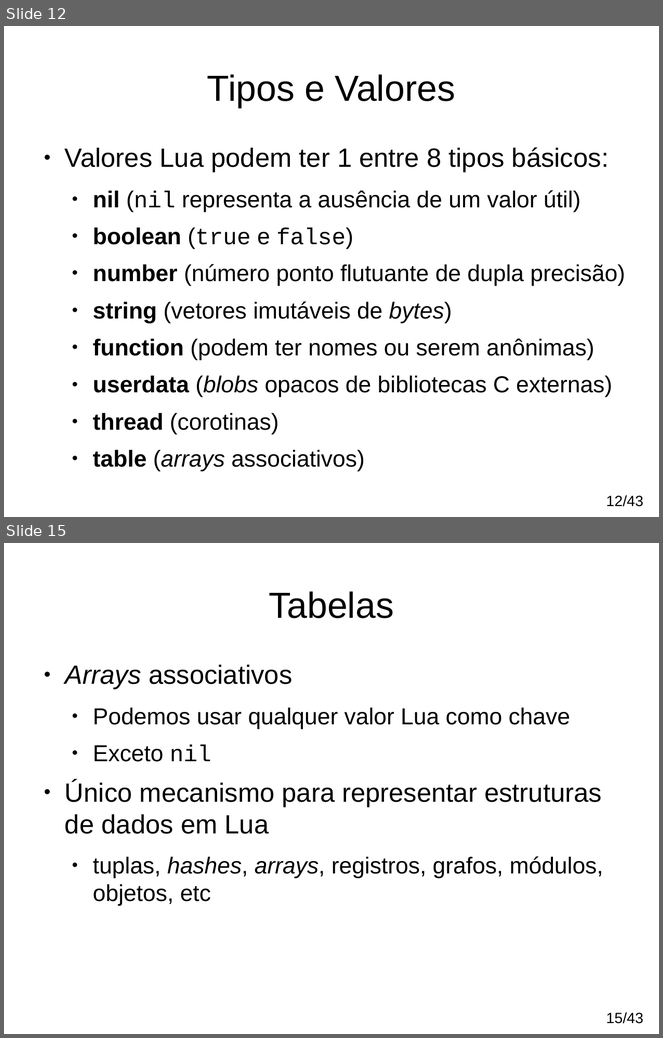
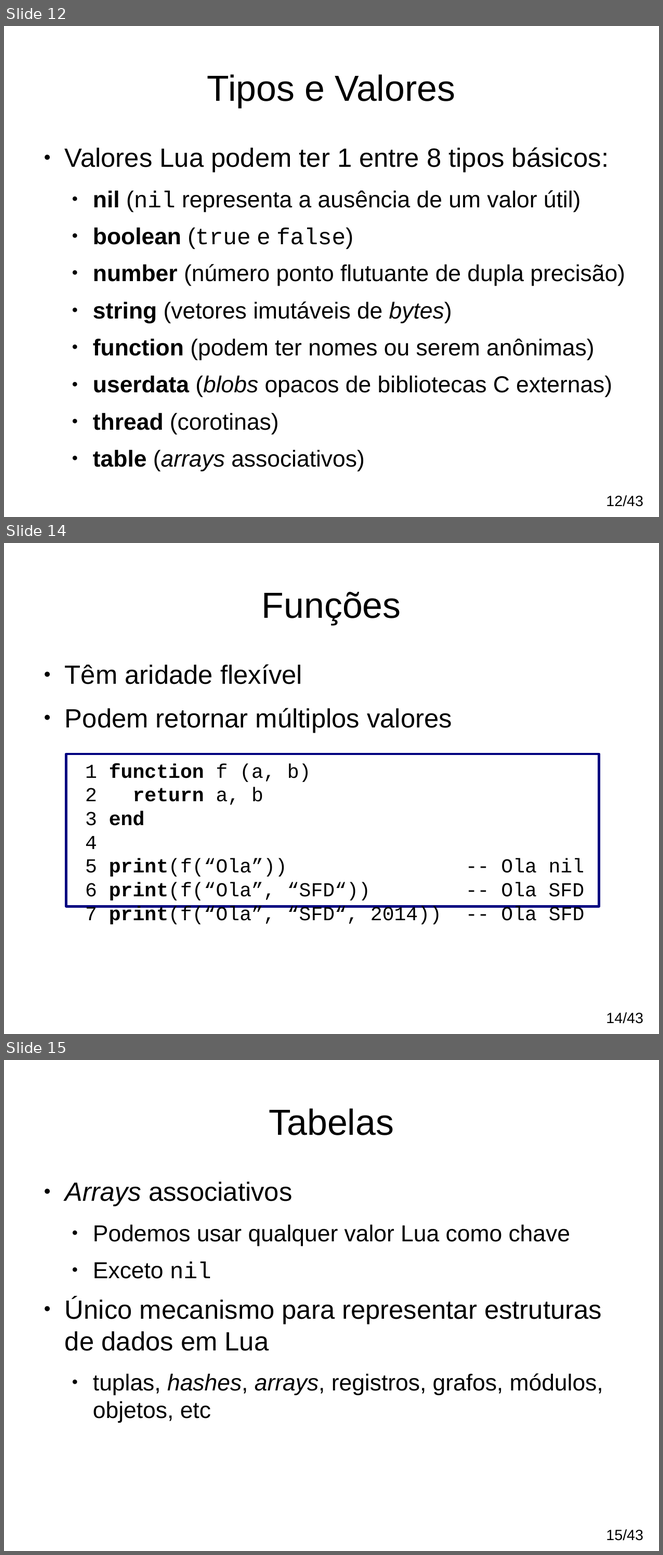
Before and after one commit to andremm/typedlua, a slide deck: doc/slides/sfdcwb2014.odp. Shown one above the other, each under a label of ours: slides 12 and 15 before the commit, slides 12, 14 and 15 after it; the slides between them are not shown. The pictures are 663x1038 and 663x1555 pixels, drawn with LibreOffice and Linux fonts; fonts in the diff are those of the drawing. Boxes give left, top, right and bottom in pixels: in the first picture for what was removed or moved away, otherwise in the second. Text is boxed around its words. In the diff, an @@ line names an element or a change of style, - is before the commit and + after.

```diff
--- a/doc/slides/sfdcwb2014.odp
+++ b/doc/slides/sfdcwb2014.odp
@@ slide 14 added at (4, 543, 659, 1034), background #FFFFFF @@
@@ title added at (262, 592, 401, 625), 44 pt, text #000000 @@
+Funções
@@ text added at (65, 664, 452, 733), 32 pt, text #000000 @@
+● Têm aridade flexível
+● Podem retornar múltiplos valores
@@ rectangle added at (66, 754, 600, 907), outline #000080 2.89 pt, 24 pt, text #000000 @@
+1 function f (a, b)
+2 return a, b
+3 end
+4
+5 print(f(“Ola”)) -- Ola nil
+6 print(f(“Ola”, “SFD“)) -- Ola SFD
+7 print(f(“Ola”, “SFD“, 2014)) -- Ola SFD
@@ text added at (606, 1013, 643, 1024), 18 pt, text #000000 @@
+14/43
```
Also in this commit, not shown: 5 slides changed, 1 slide removed, 1 other file.
